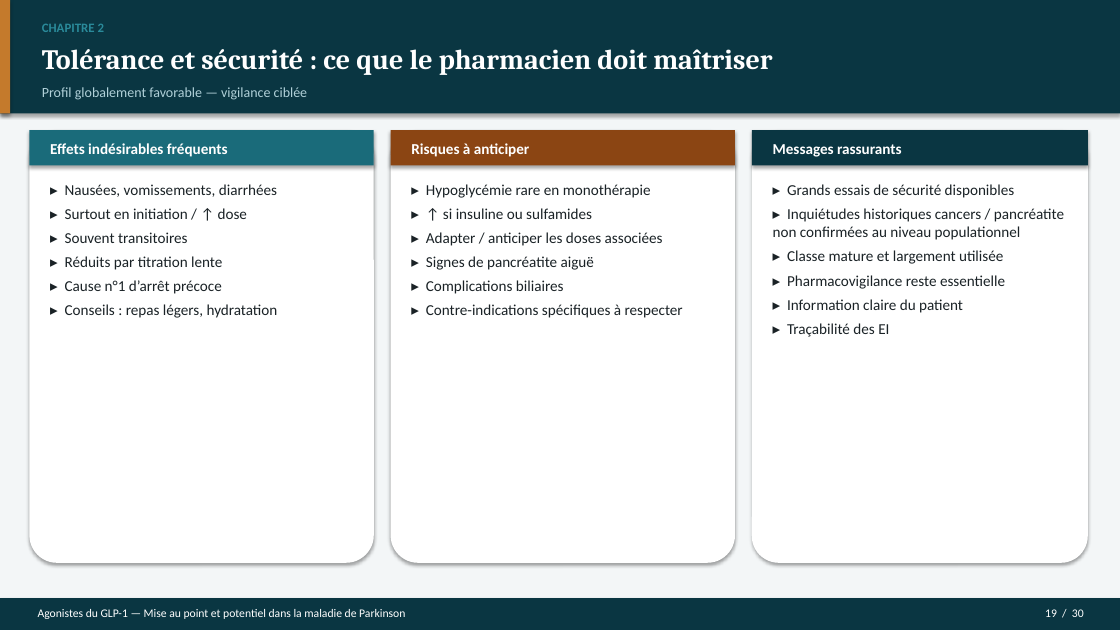
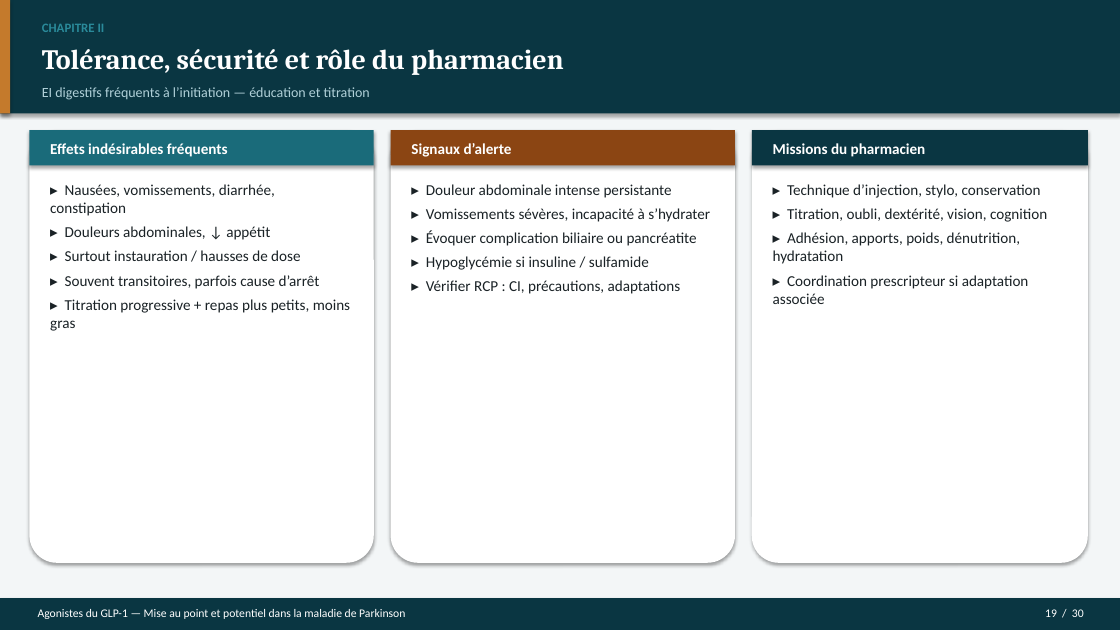
Before and after one commit to Mashtal-Platform/mashtal-platform, a slide deck: slide 19 of docs/presentation/Soutenance_GLP1_Parkinson.pptx. Drawn at 1120x630 pixels with LibreOffice and Linux fonts; fonts in the diff are those of the drawing. Boxes give left, top, right and bottom in pixels: in the first picture for what was removed or moved away, otherwise in the second. Text is boxed around its words. In the diff, an @@ line names an element or a change of style, - is before the commit and + after.

```diff
--- a/docs/presentation/Soutenance_GLP1_Parkinson.pptx
+++ b/docs/presentation/Soutenance_GLP1_Parkinson.pptx
@@ text at (42, 24, 105, 32): text changed @@
-CHAPITRE 2
+CHAPITRE II
@@ text at (42, 49, 563, 75): text changed @@
-Tolérance et sécurité : ce que le pharmacien doit maîtriser
+Tolérance, sécurité et rôle du pharmacien
@@ text at (42, 87, 370, 100): text changed @@
-Profil globalement favorable — vigilance ciblée
+EI digestifs fréquents à l’initiation — éducation et titration
@@ text at (411, 143, 512, 157): text changed @@
-Risques à anticiper
+Signaux d’alerte
@@ text at (773, 143, 926, 157): text changed @@
-Messages rassurants
+Missions du pharmacien
@@ text at (50, 184, 350, 331): text changed @@
-▸ Nausées, vomissements, diarrhées
-▸ Surtout en initiation / ↑ dose
-▸ Souvent transitoires
-▸ Réduits par titration lente
-▸ Cause n°1 d’arrêt précoce
-▸ Conseils : repas légers, hydratation
+▸ Nausées, vomissements, diarrhée, constipation
+▸ Douleurs abdominales, ↓ appétit
+▸ Surtout instauration / hausses de dose
+▸ Souvent transitoires, parfois cause d’arrêt
+▸ Titration progressive + repas plus petits, moins gras
@@ text at (426, 184, 710, 294): text changed @@
-▸ Hypoglycémie rare en monothérapie
-▸ ↑ si insuline ou sulfamides
-▸ Adapter / anticiper les doses associées
-▸ Signes de pancréatite aiguë
-▸ Complications biliaires
-▸ Contre-indications spécifiques à respecter
+▸ Douleur abdominale intense persistante
+▸ Vomissements sévères, incapacité à s’hydrater
+▸ Évoquer complication biliaire ou pancréatite
+▸ Hypoglycémie si insuline / sulfamide
+▸ Vérifier RCP : CI, précautions, adaptations
@@ text at (773, 184, 1047, 304): text changed @@
-▸ Grands essais de sécurité disponibles
-▸ Inquiétudes historiques cancers / pancréatite non confirmées au niveau populationnel
-▸ Classe mature et largement utilisée
-▸ Pharmacovigilance reste essentielle
-▸ Information claire du patient
-▸ Traçabilité des EI
+▸ Technique d’injection, stylo, conservation
+▸ Titration, oubli, dextérité, vision, cognition
+▸ Adhésion, apports, poids, dénutrition, hydratation
+▸ Coordination prescripteur si adaptation associée
```
Also in this commit, not shown: 19 other slides changed, 10 slides added, 10 slides removed, 7 other files.
